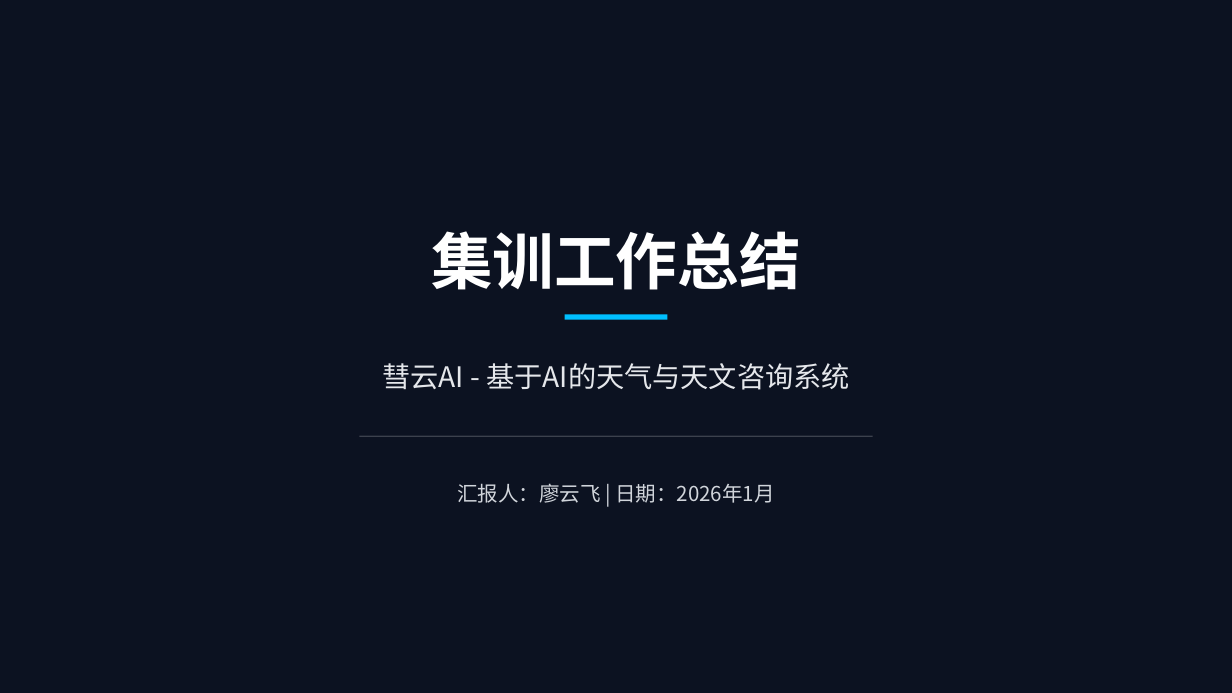
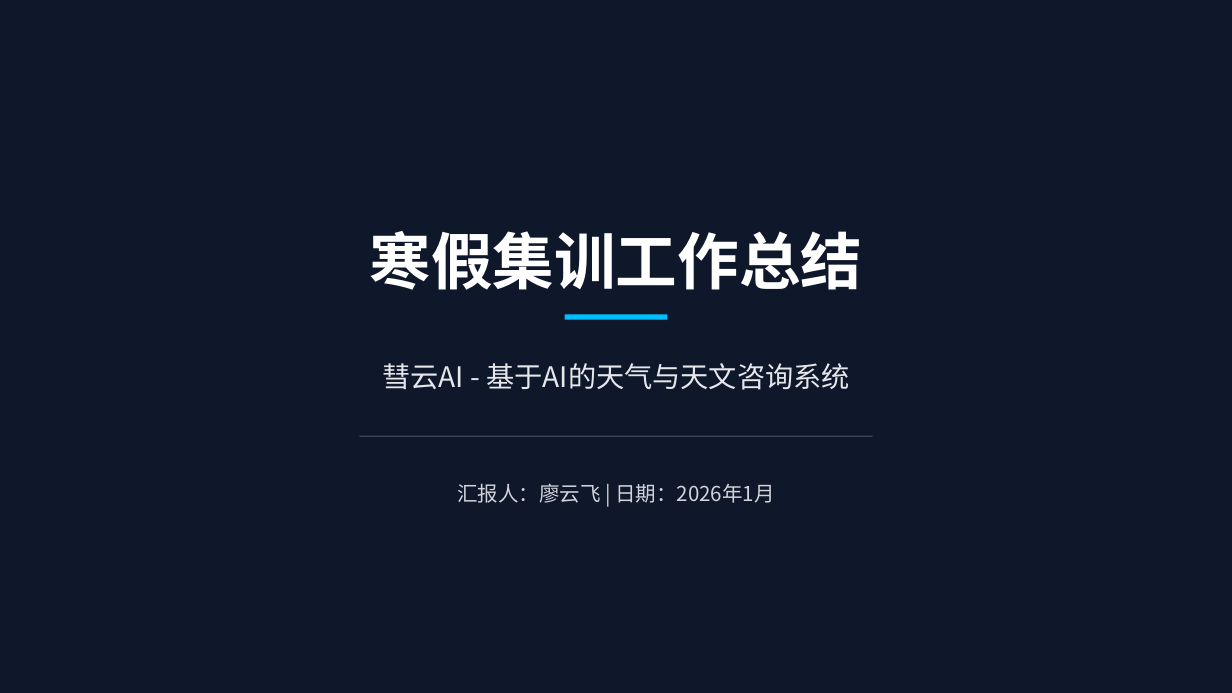
Before and after one commit to muff-cn/HuiyunAI, a slide deck: slide 1 of HuiyunAI-presentation.pptx. Drawn at 1232x693 pixels with LibreOffice and Linux fonts; fonts in the diff are those of the drawing; background and template pictures are left out. Boxes give left, top, right and bottom in pixels: in the first picture for what was removed or moved away, otherwise in the second. Text is boxed around its words. In the diff, an @@ line names an element or a change of style, - is before the commit and + after.

```diff
--- a/HuiyunAI-presentation.pptx
+++ b/HuiyunAI-presentation.pptx
@@ rounded rectangle removed at (0, 0, 1232, 693) @@
@@ text at (370, 231, 863, 290): text changed @@
-集训工作总结
+寒假集训工作总结
```
Also in this commit, not shown: 8 other slides changed, 2 slides removed, 3 other files.
